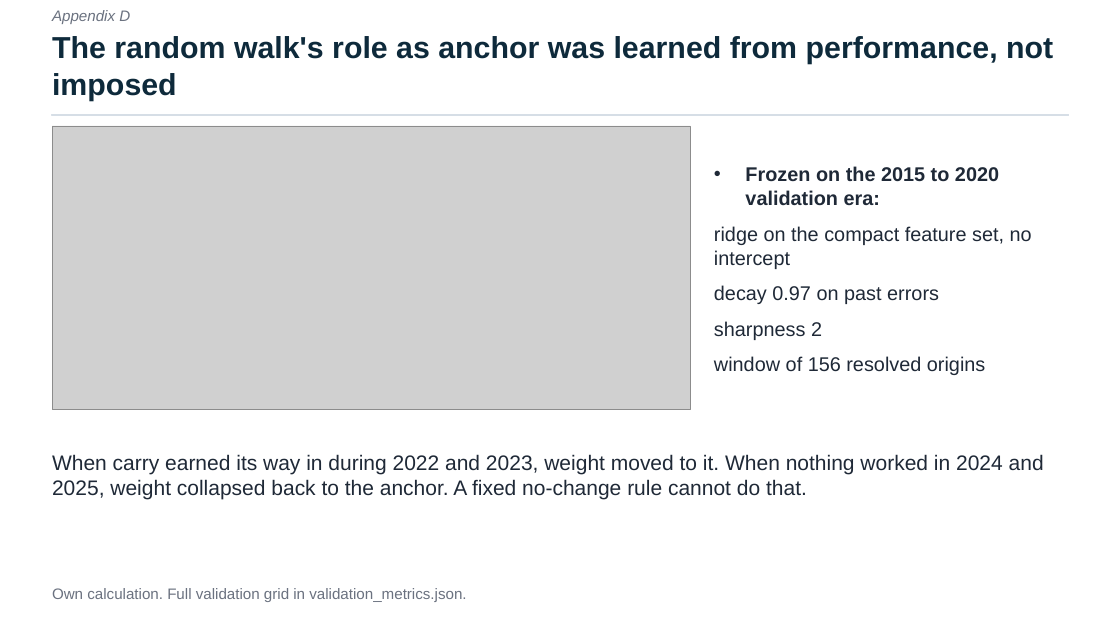
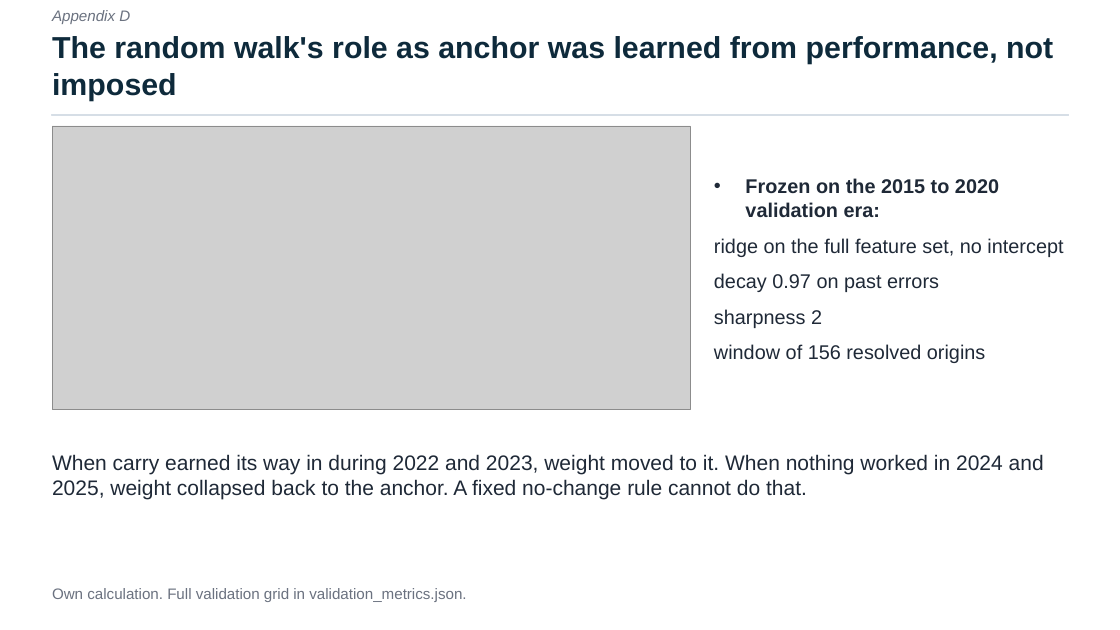
Before and after one commit to Aakashanil67/usdzar-forecasting, a slide deck: slide 11 of reports/presentation.pptx. Drawn at 1120x630 pixels with LibreOffice and Linux fonts; fonts in the diff are those of the drawing; grey boxes stand for pictures. Boxes give left, top, right and bottom in pixels: in the first picture for what was removed or moved away, otherwise in the second. Text is boxed around its words. In the diff, an @@ line names an element or a change of style, - is before the commit and + after.

Commit message:
Purge overlapping targets from tuning folds and end validation before 2021 targets
Validation now stops at the 2020-11-27 origin. Ridge scaling is fitted inside each fold, gradient boosting gets a small tuning grid under the same purged protocol, and AR(1) in logs is fixed as the benchmark instead of being picked on the judged window.

```diff
--- a/reports/presentation.pptx
+++ b/reports/presentation.pptx
@@ text at box(714, 238, 1063, 257): text changed @@
-ridge on the compact feature set, no intercept
+ridge on the full feature set, no intercept
```
Also in this commit, not shown: 5 other slides changed, 24 other files.
